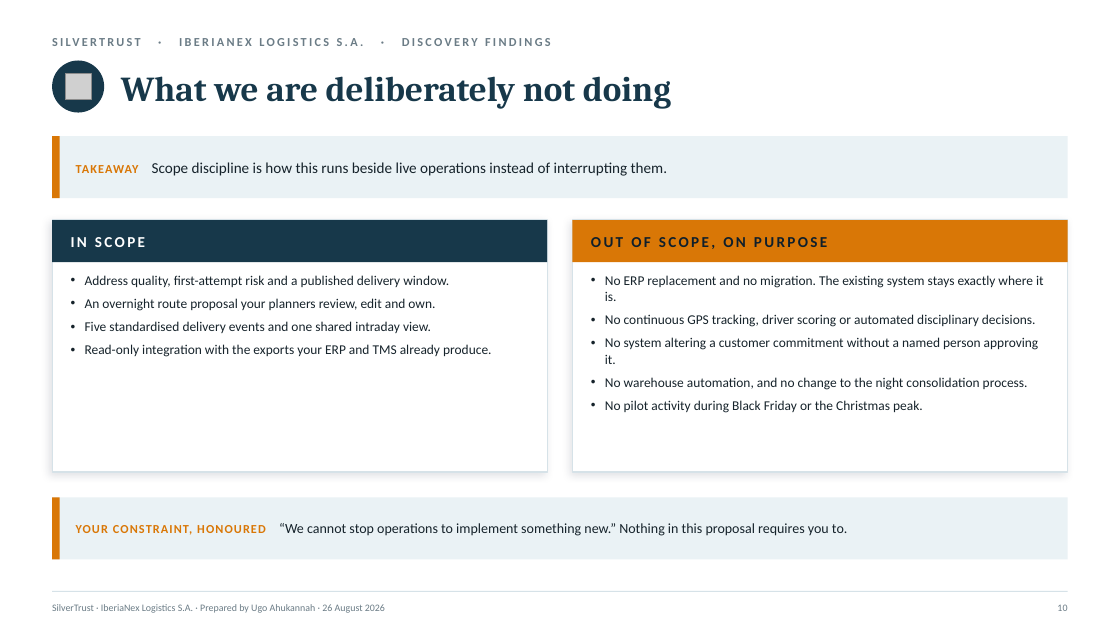
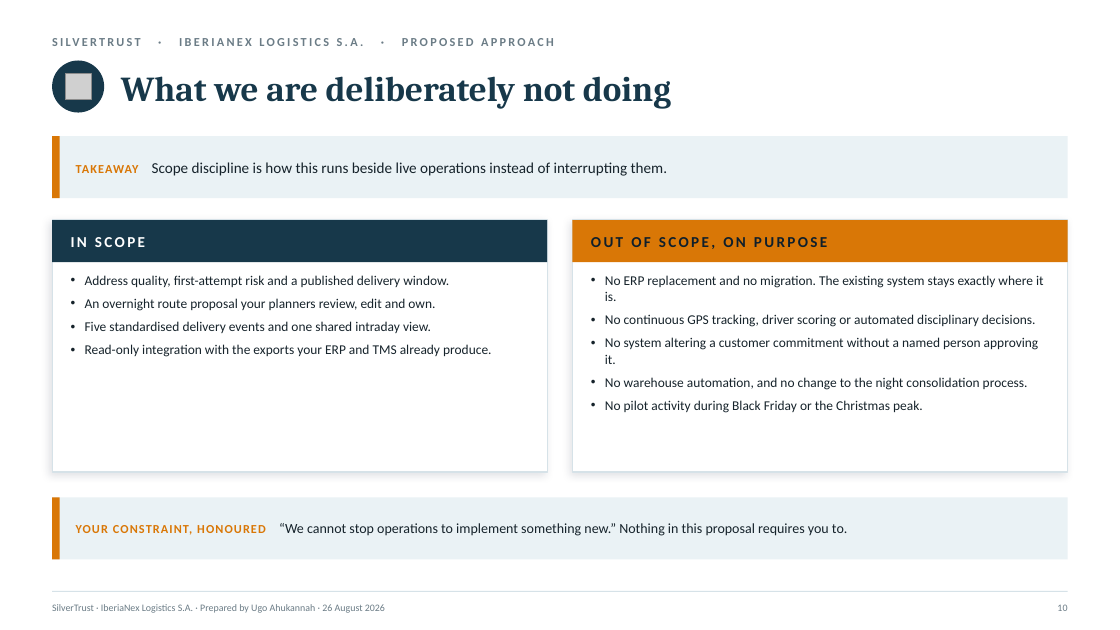
Before and after one commit to nyelugo/SilverTrust-Deliverables, a slide deck: slide 12 of ahukannah_consultant_solutions.pptx. Drawn at 1120x630 pixels with LibreOffice and Linux fonts; fonts in the diff are those of the drawing; grey boxes stand for pictures. Boxes give left, top, right and bottom in pixels: in the first picture for what was removed or moved away, otherwise in the second. Text is boxed around its words. In the diff, an @@ line names an element or a change of style, - is before the commit and + after.

Commit message:
Relabel the kicker from discovery to proposed approach where the deck starts proposing

```diff
--- a/ahukannah_consultant_solutions.pptx
+++ b/ahukannah_consultant_solutions.pptx
@@ text at (179, 38, 554, 46): text changed @@
-SILVERTRUST · IBERIANEX LOGISTICS S.A. · DISCOVERY FINDINGS
+SILVERTRUST · IBERIANEX LOGISTICS S.A. · PROPOSED APPROACH
```
Also in this commit, not shown: 8 other slides changed.
